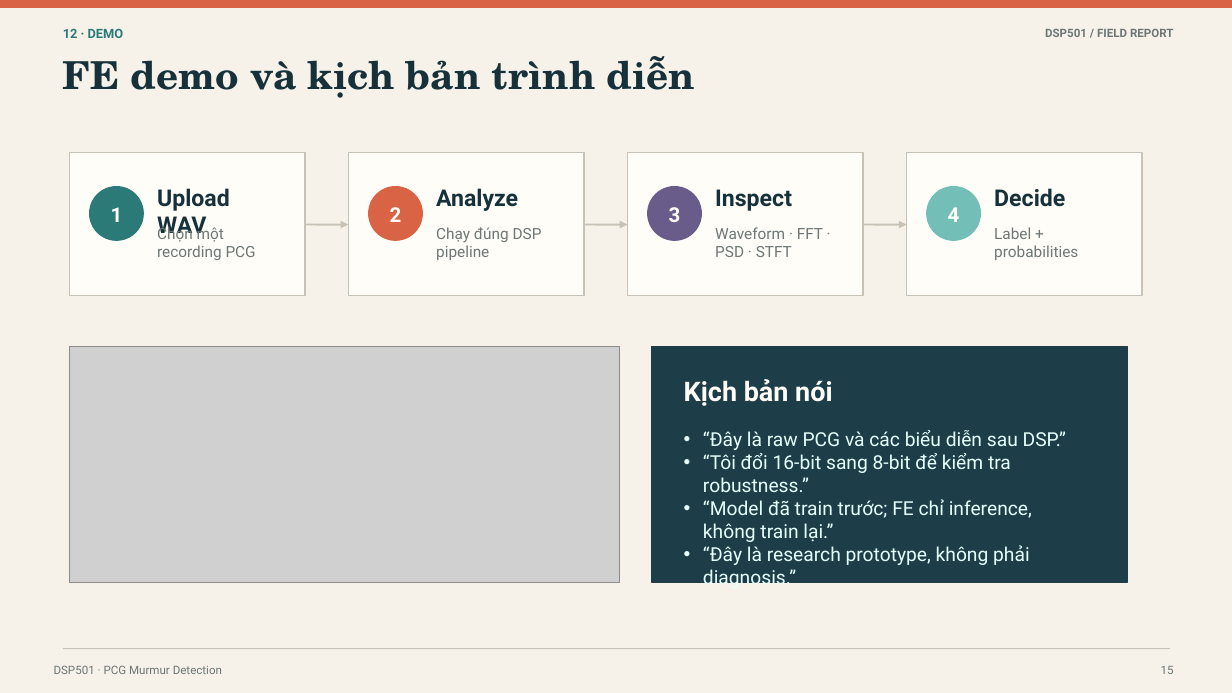
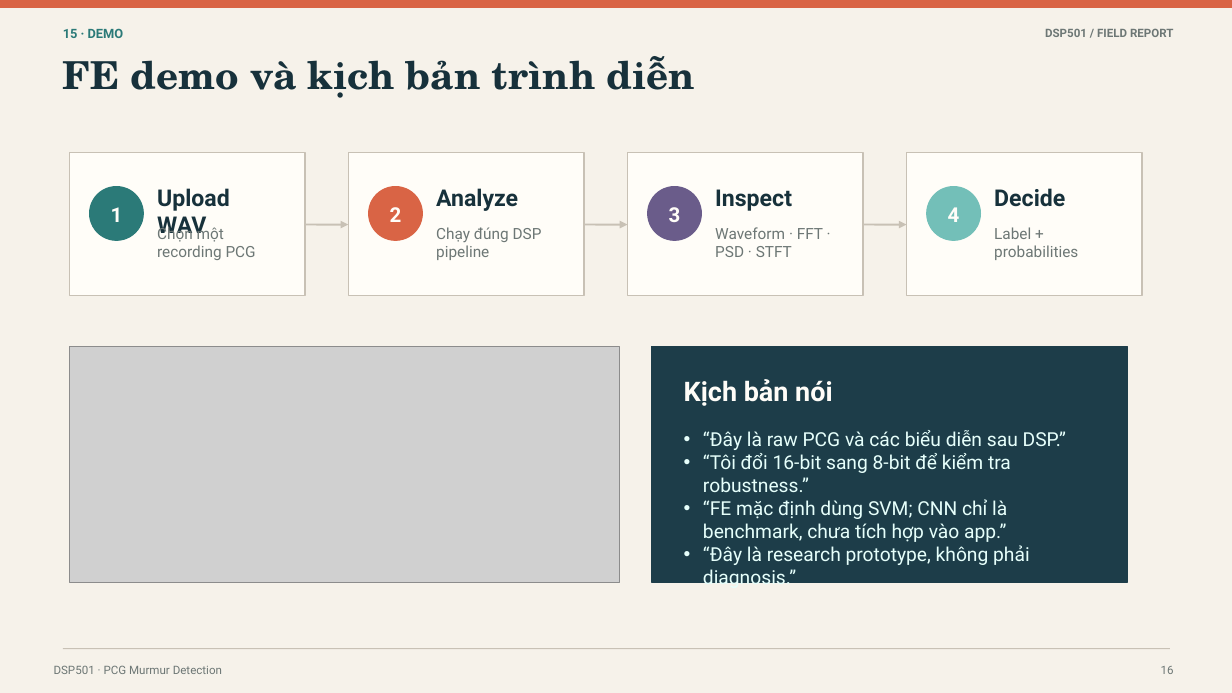
Before and after one commit to nstung463/pcg_murmur_dsp, a slide deck: slide 16 of docs/project_deliverables/DSP501_final_presentation.pptx (slide 15 before the commit). Drawn at 1232x693 pixels with LibreOffice and Linux fonts; fonts in the diff are those of the drawing; grey boxes stand for pictures. Boxes give left, top, right and bottom in pixels: in the first picture for what was removed or moved away, otherwise in the second. Text is boxed around its words. In the diff, an @@ line names an element or a change of style, - is before the commit and + after.

```diff
--- a/docs/project_deliverables/DSP501_final_presentation.pptx
+++ b/docs/project_deliverables/DSP501_final_presentation.pptx
@@ text at [63,28,124,38]: text changed @@
-12 · DEMO
+15 · DEMO
@@ text at [703,499,1007,542]: text changed @@
-• “Model đã train trước; FE chỉ inference, không train lại.”
+• “FE mặc định dùng SVM; CNN chỉ là benchmark, chưa tích hợp vào app.”
```
Also in this commit, not shown: 7 other slides changed, 1 slide added, 15 other files.
